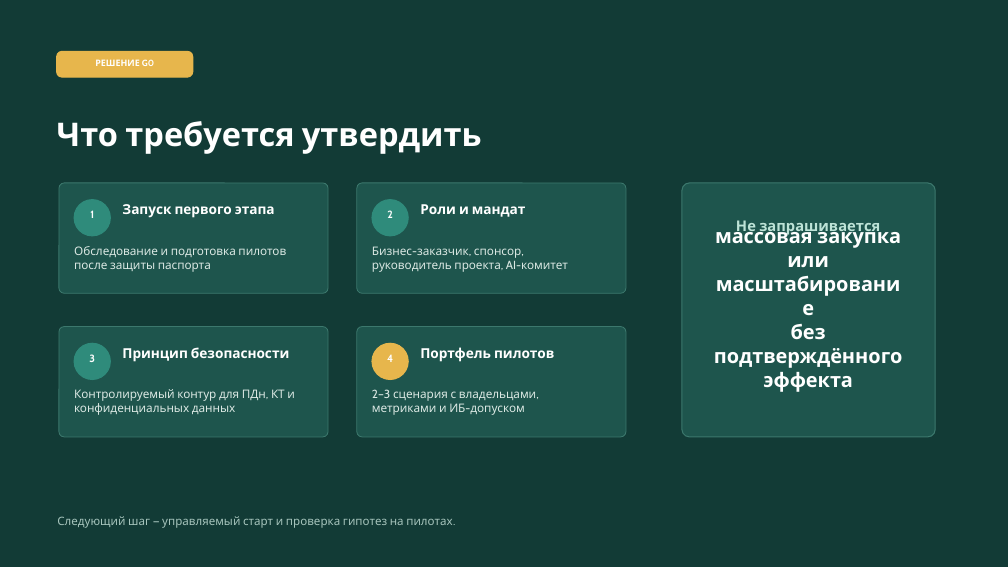
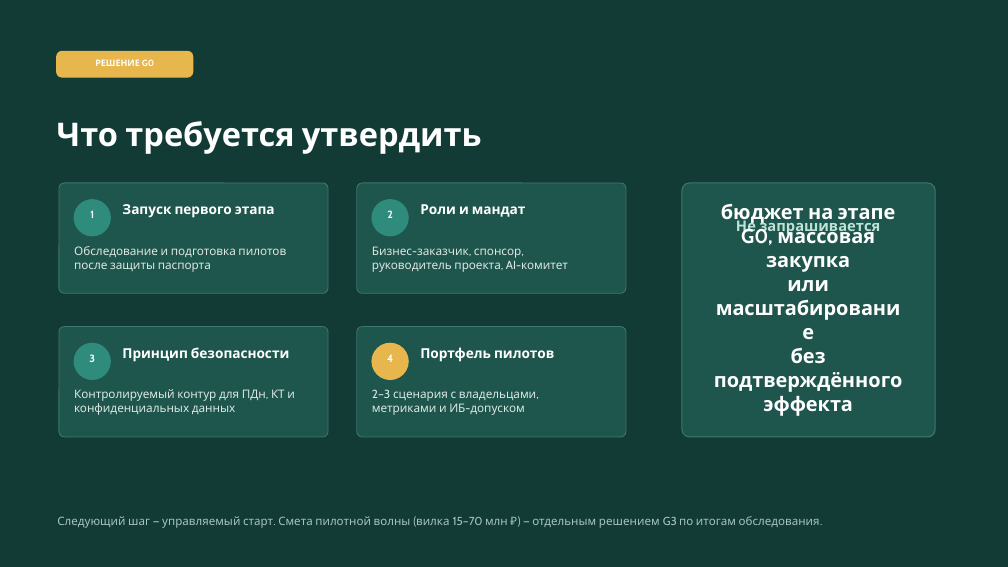
Before and after one commit to harrysonford/nectechai-obsidian, a slide deck: slide 8 of AI Project Passport - Energy Company/Защита паспорта проекта — НЭК ТЕХ.pptx. Drawn at 1008x567 pixels with LibreOffice and Linux fonts; fonts in the diff are those of the drawing. Boxes give left, top, right and bottom in pixels: in the first picture for what was removed or moved away, otherwise in the second. Text is boxed around its words. In the diff, an @@ line names an element or a change of style, - is before the commit and + after.

```diff
--- a/AI Project Passport - Energy Company/Защита паспорта проекта — НЭК ТЕХ.pptx
+++ b/AI Project Passport - Energy Company/Защита паспорта проекта — НЭК ТЕХ.pptx
@@ text at box(721, 203, 896, 272): text changed @@
-массовая закупка
+бюджет на этапе G0, массовая закупка
@@ text at box(57, 516, 820, 528): text changed @@
-Следующий шаг — управляемый старт и проверка гипотез на пилотах.
+Следующий шаг — управляемый старт. Смета пилотной волны (вилка 15–70 млн ₽) — отдельным решением G3 по итогам обследования.
```
Also in this commit, not shown: 1 other slide changed, 16 other files.
